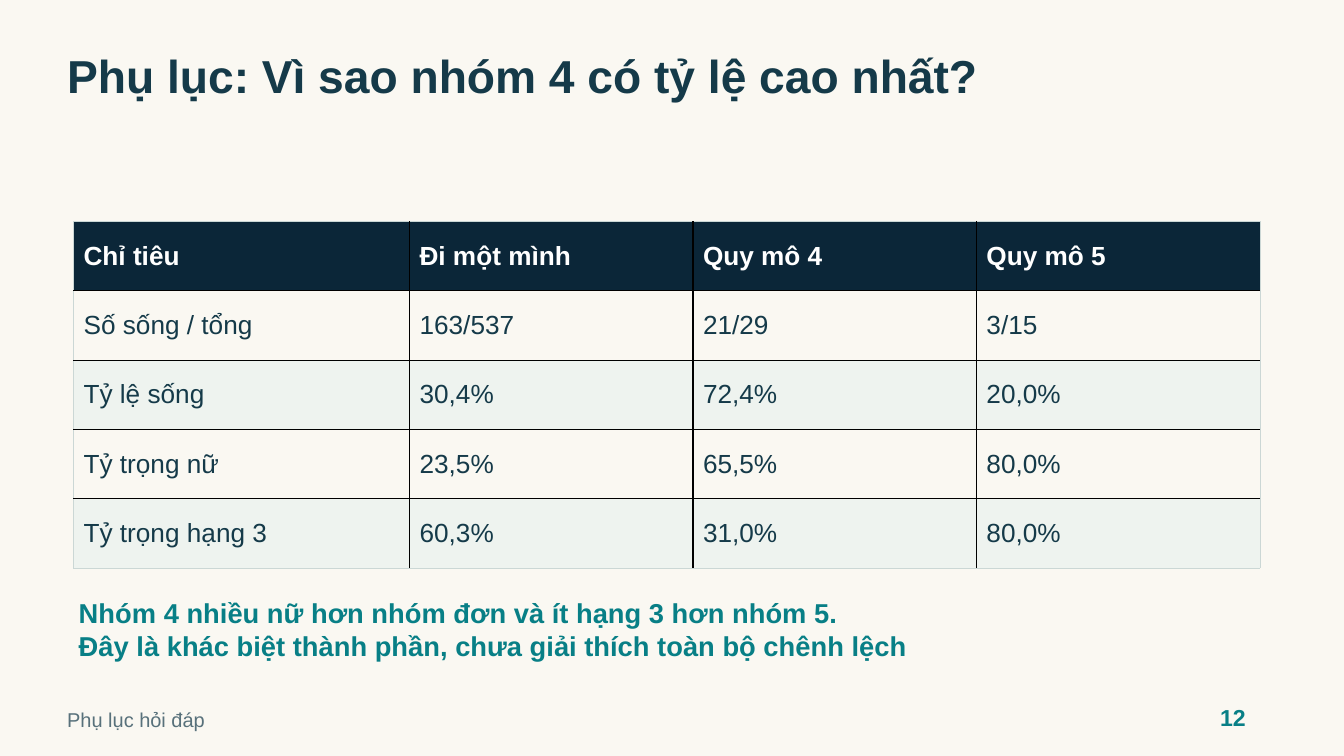
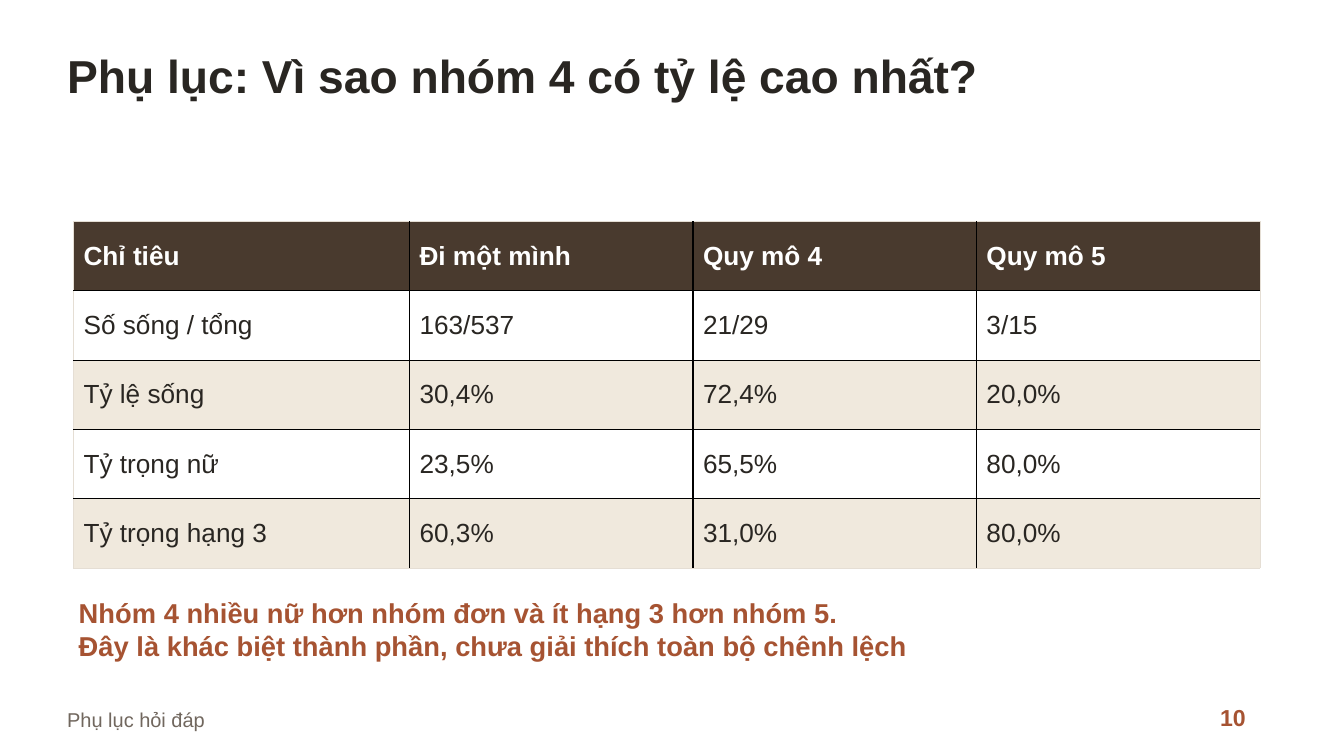
Before and after one commit to hoangduydz/CNTT219-LuongCongHoangDuy, a slide deck: slide 10 of A2/A2-02_Slide_Kaggle891_240464_240233.pptx (slide 12 before the commit). Drawn at 1344x756 pixels with LibreOffice and Linux fonts; fonts in the diff are those of the drawing. Boxes give left, top, right and bottom in pixels: in the first picture for what was removed or moved away, otherwise in the second. Text is boxed around its words. In the diff, an @@ line names an element or a change of style, - is before the commit and + after.

Commit message:
A2: update final report and light-theme presentation

```diff
--- a/A2/A2-02_Slide_Kaggle891_240464_240233.pptx
+++ b/A2/A2-02_Slide_Kaggle891_240464_240233.pptx
@@ background #FAF8F2 to #FFFFFF @@
@@ text "Phụ lục: Vì sao nhóm ..." at [67,57,978,103]: text colour #153A49 to #292622 @@
@@ table at [74,222,1259,569] @@
@@ fill #0B2638 to #493A2E in row 1 @@
@@ fill #FAF8F2 to #FFFFFF in 8 cells @@
@@ fill #EEF3EF to #F0E9DD in 8 cells @@
@@ text colour #153A49 to #292622 in "Số sống / tổng", "163/537", "21/29", "3/15" and 12 more places @@
@@ borders changed @@
@@ text "Nhóm 4 nhiều nữ hơn ..." at [79,602,907,661]: text colour #087F86 to #A65332 @@
@@ text "Phụ lục hỏi đáp" at [67,712,204,731]: text colour #58717B to #71675E @@
@@ text at [1220,710,1246,726]: text changed; text colour #087F86 to #A65332 @@
-12
+10
```
Also in this commit, not shown: 2 other slides changed, 7 slides added, 9 slides removed, 13 other files.
